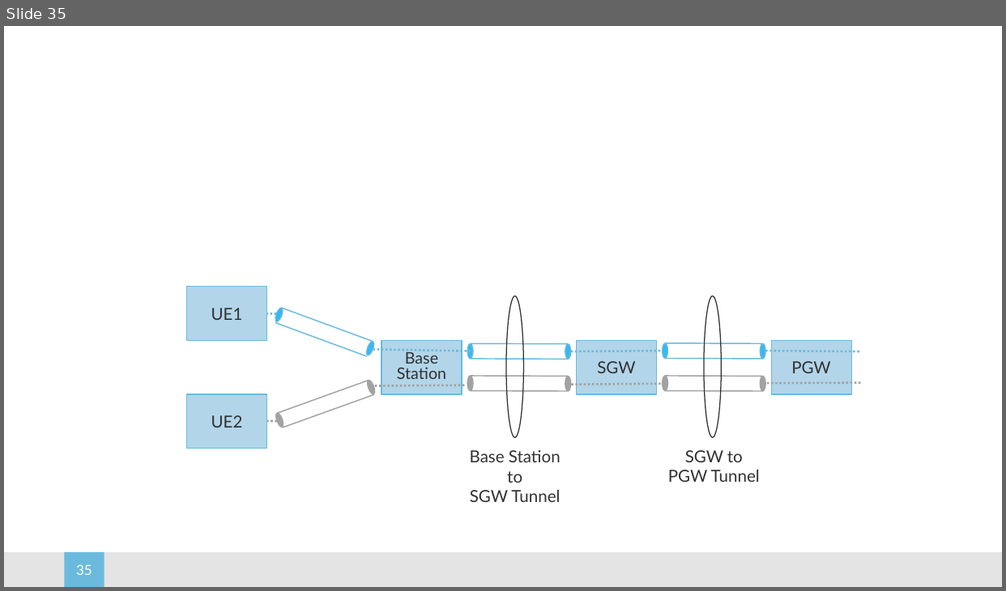
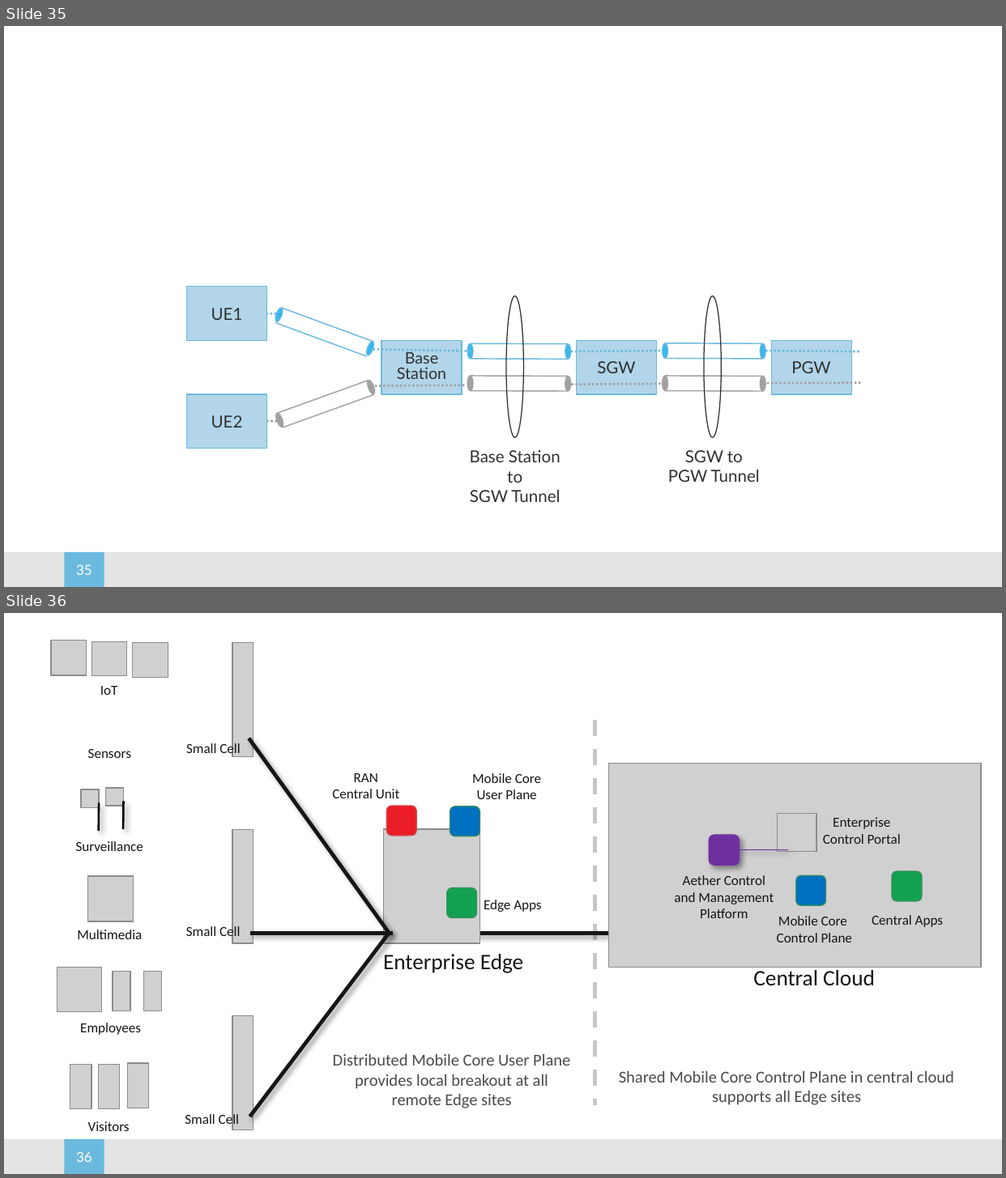
Before and after one commit to SystemsApproach/5G, a slide deck: figures.pptx. Shown one above the other, each under a label of ours: slide 35 before the commit, slides 35 and 36 after it. The pictures are 1006x591 and 1006x1178 pixels, drawn with LibreOffice and Linux fonts; fonts in the diff are those of the drawing; grey boxes stand for pictures; background and template pictures are left out. Boxes give left, top, right and bottom in pixels: in the first picture for what was removed or moved away, otherwise in the second. Text is boxed around its words. In the diff, an @@ line names an element or a change of style, - is before the commit and + after.

```diff
--- a/figures.pptx
+++ b/figures.pptx
@@ slide 36 added at box(4, 613, 1002, 1174), background #FFFFFF; not listed: 2 template elements that a slide beside it also shows @@
@@ group added at box(51, 640, 168, 695): 3 pictures, 1 text @@
+IoT
@@ line added from (594, 720) to (594, 1105), #C7C7C7 3 pt dashed @@
@@ text added at box(88, 749, 131, 758), 10 pt, text #161616 @@
+Sensors
@@ text added at box(186, 742, 240, 757), 10 pt, text #161616 @@
+Small Cell
@@ text added at box(332, 773, 400, 798), 10 pt, text #161616 @@
+RAN
+Central Unit
@@ text added at box(472, 773, 541, 799), 10 pt, text #161616 @@
+Mobile Core
+User Plane
@@ picture added at box(609, 763, 981, 967) @@
@@ rounded rectangle added at box(386, 806, 416, 836), fill #EB1D26, outline #D05258 0.75 pt @@
@@ rounded rectangle added at box(450, 807, 480, 837), fill #0070C0, outline #388F5D 0.75 pt @@
@@ picture added at box(778, 814, 816, 851) @@
@@ text added at box(823, 817, 901, 844), 10 pt, text #161616 @@
+Enterprise
+Control Portal
@@ group added at box(76, 788, 143, 851): 2 pictures, 2 lines, 1 text @@
+Surveillance
@@ rounded rectangle added at box(710, 836, 739, 866), fill #7030A0, outline #7030A0 0.85 pt @@
@@ line added from (788, 850) to (739, 850), #7030A0 0.75 pt @@
@@ picture added at box(87, 876, 133, 922) @@
@@ text added at box(674, 875, 774, 918), 10 pt, text #161616 @@
+Aether Control
+and Management
+Platform
@@ rounded rectangle added at box(796, 875, 826, 905), fill #0070C0, outline #388F5D 0.75 pt @@
@@ rounded rectangle added at box(892, 871, 922, 901), fill #13A150, outline #388F5D 0.75 pt @@
@@ rounded rectangle added at box(447, 888, 477, 918), fill #13A150, outline #388F5D 0.75 pt @@
@@ text added at box(484, 900, 541, 912), 10 pt, text #161616 @@
+Edge Apps
@@ text added at box(186, 925, 240, 940), 10 pt, text #161616 @@
+Small Cell
@@ text added at box(777, 916, 852, 943), 10 pt, text #161616 @@
+Mobile Core
+Control Plane
@@ text added at box(872, 915, 943, 927), 10 pt, text #161616 @@
+Central Apps
@@ text added at box(77, 930, 142, 939), 10 pt, text #161616 @@
+Multimedia
@@ group added at box(232, 643, 480, 1130): 4 pictures, 3 lines @@
@@ text added at box(383, 952, 523, 973), 16 pt, text #161616 @@
+Enterprise Edge
@@ line added from (629, 933) to (469, 933), #161616 2.75 pt @@
@@ text added at box(753, 967, 875, 986), 16 pt, text #161616 @@
+Central Cloud
@@ group added at box(57, 967, 162, 1035): 3 pictures, 1 text @@
+Employees
@@ text added at box(333, 1054, 570, 1109), 12 pt, text #4B4B4B @@
+Distributed Mobile Core User Plane
+provides local breakout at all
+remote Edge sites
@@ text added at box(619, 1071, 954, 1105), 12 pt, text #4B4B4B @@
+Shared Mobile Core Control Plane in central cloud
+supports all Edge sites
@@ group added at box(70, 1063, 149, 1131): 3 pictures, 1 text @@
+Visitors
@@ text added at box(185, 1113, 239, 1128), 10 pt, text #161616 @@
+Small Cell
```
Also in this commit, not shown: 1 other slide added, 5 other files.
